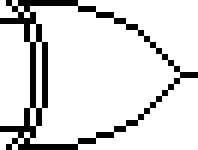
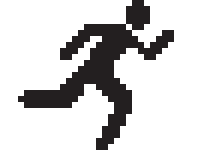
Layers edited between the first and the second 198×150 image:
renamed "Run Mode Icon" to "Layer 1", showed it, painted on it over [12, 0, 180, 150]
hid "XOR Gate Icon" over [0, 0, 198, 150]
